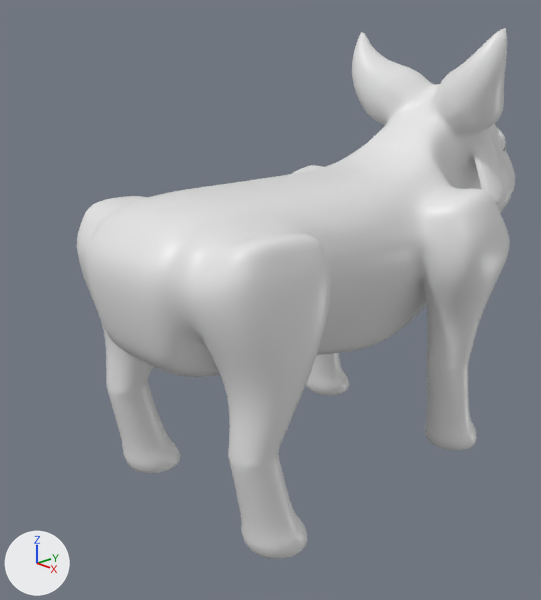
Before and after pictures for a commit that changed the Blender file blends/adultGoat.blend.
One viewpoint serves both versions: a 50 mm camera at (3.67, -4.02, 3.07) aimed at (-0.2, -0.4, 1.32). The axes (+X, +Y, +Z) are drawn at lower left. The lights are the same throughout.

Names of what the first picture shows: 'body', 'body.001'.
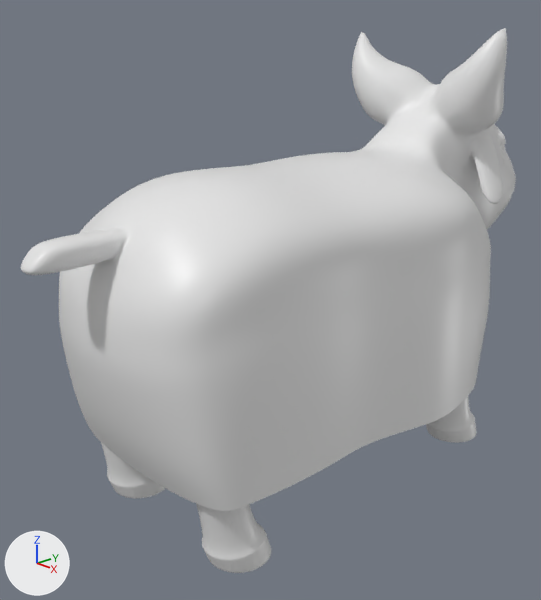
Commit message: body redux

Location of each change, (x1, y1, x2, y2) in pixels of the pictures (541 x 600 px; the box of a moved part takes in the faces that stretch with it):
'body', reshaped: before (352, 28, 515, 213); after (21, 28, 516, 573)
'body.001', hidden: before (77, 148, 510, 559)
part 1 of me_cube, added: after (101, 442, 271, 573)
part 2 of me_cube, added: after (426, 396, 477, 443)
part 3 of me_cube, built on: before (359, 134, 514, 213); after (21, 134, 515, 511)
part 4 of me_cube_002, cut back: before (292, 165, 510, 450)
part 5 of me_cube_002, deleted: before (103, 329, 308, 559)
part 6 of me_cube_002, moved or reshaped (not visible afterwards): before (77, 196, 331, 345)

The edits, one by one:
me_cube is used by ob_body; location (0.0, 0.0, 0.0).
me_cube had 371 vertices, 346 faces and spanned x -0.7..0.0, y 0.68..2.3, z 1.48..3.29.
me_cube now has 706 vertices, 654 faces and spans x -0.95..0.0, y -2.39..2.3, z 0.01..3.29.
me_cube part 1: a new loose piece of 93 vertices spanning x -0.8..-0.33, y -1.74..-1.17, z 0.01..1.25, in mat_material (white #e7e7e7).
me_cube part 2: a new loose piece of 93 vertices spanning x -0.79..-0.33, y 0.63..1.21, z 0.01..1.26, in mat_material (white #e7e7e7).
me_cube part 3: 42 vertices moved from x -0.4..0.0, y 0.77..2.19, z 1.62..2.47 to x -0.41..0.0, y 0.8..2.19, z 1.62..2.48; 14 vertices removed from x -0.44..0.0, y 0.68..2.06, z 1.48..2.39; 163 vertices added at x -0.95..0.0, y -2.39..2.06, z 0.53..2.54.
me_cube_002 is used by ob_body_001; location (0.0, 0.0, 0.0).
me_cube_002 had 284 vertices, 270 faces and spanned x -1.01..0.0, y -1.86..1.24, z 0.06..2.36.
me_cube_002 now has 154 vertices, 134 faces and spans x -1.01..0.0, y -1.86..1.28, z 0.87..2.36.
me_cube_002 part 4: 16 vertices moved from x -1.0..0.0, y 0.27..1.24, z 1.32..2.14 to x -1.0..0.0, y 0.26..1.28, z 1.32..2.05; 69 vertices removed from x -0.91..-0.46, y 0.4..1.01, z 0.06..2.17; 4 vertices added at x -0.97..-0.83, y 0.39..0.99, z 1.83..2.04.
me_cube_002 part 5: 65 vertices removed from x -0.91..-0.46, y -1.52..-0.95, z 0.06..0.9.
me_cube_002 part 6: 13 vertices moved from x -0.95..-0.68, y -1.69..-0.86, z 1.84..2.14 to x -0.95..-0.68, y -1.67..-0.87, z 1.74..2.09.
Object 'body.001' (ob_body_001) is now hidden.
